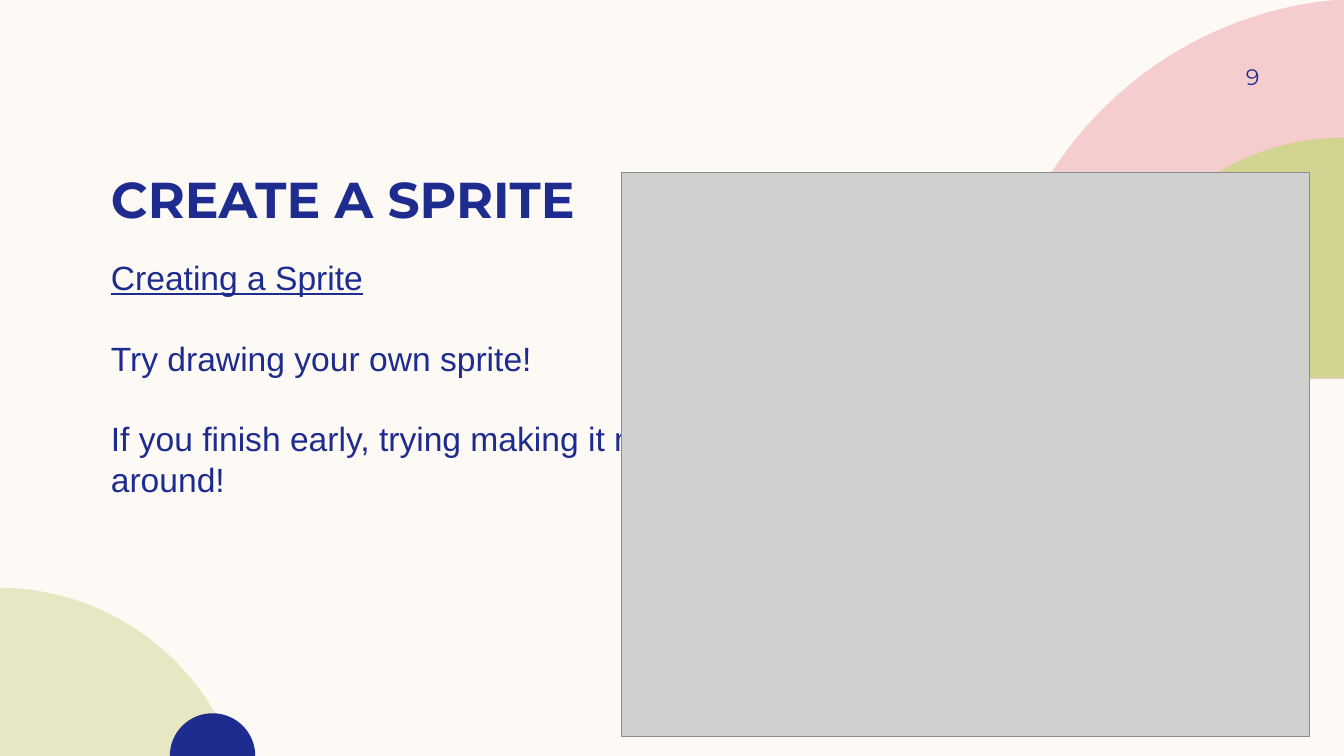
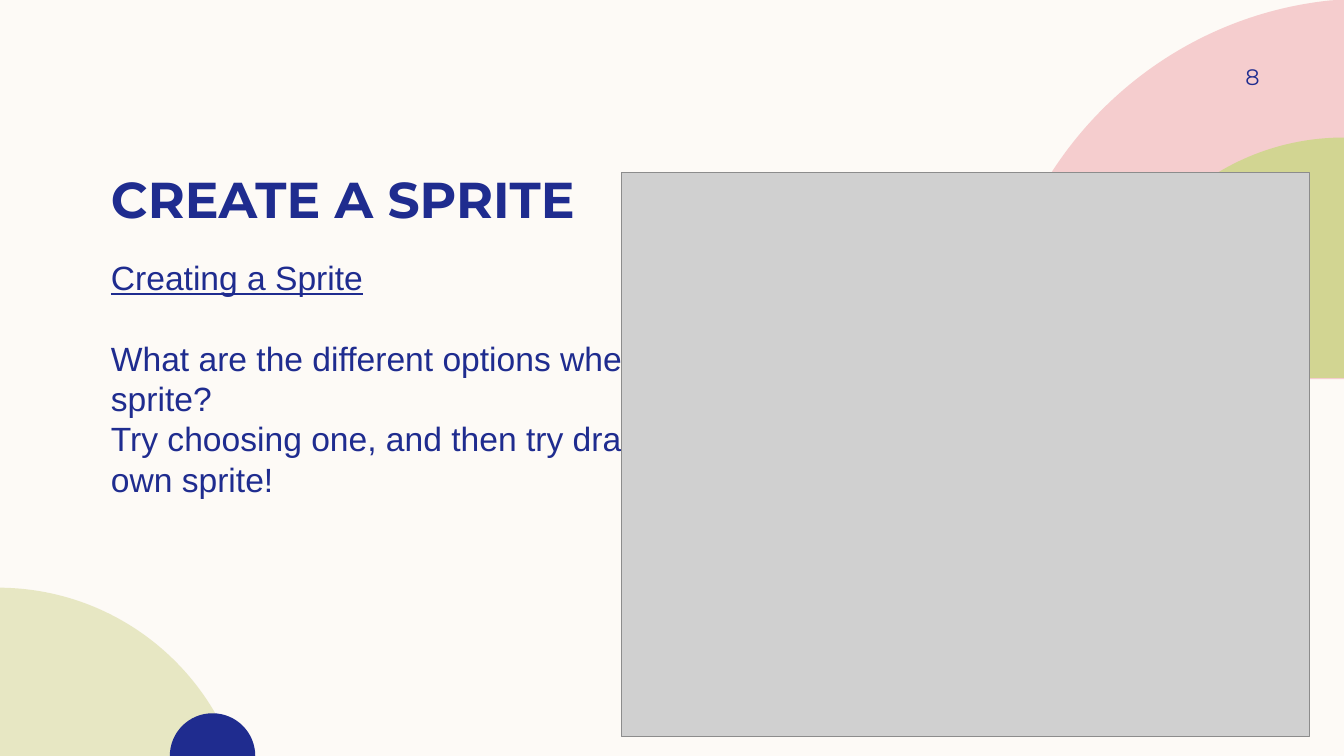
Before and after one commit to coding4girls/summercoding, a slide deck: slide 8 of Week 1 Curriculum.pptx (slide 9 before the commit). Drawn at 1344x756 pixels with LibreOffice and Linux fonts; fonts in the diff are those of the drawing; grey boxes stand for pictures; background and template pictures are left out. Boxes give left, top, right and bottom in pixels: in the first picture for what was removed or moved away, otherwise in the second. Text is boxed around its words. In the diff, an @@ line names an element or a change of style, - is before the commit and + after.

```diff
--- a/Week 1 Curriculum.pptx
+++ b/Week 1 Curriculum.pptx
@@ page number at [1245, 69, 1259, 85]: text changed @@
-9
+8
@@ text at [111, 344, 691, 499]: text changed @@
-Try drawing your own sprite!
-If you finish early, trying making it move around!
+What are the different options when making a sprite?
+Try choosing one, and then try drawing your own sprite!
```
Also in this commit, not shown: 4 other slides changed, 8 slides added, 1 slide removed.
